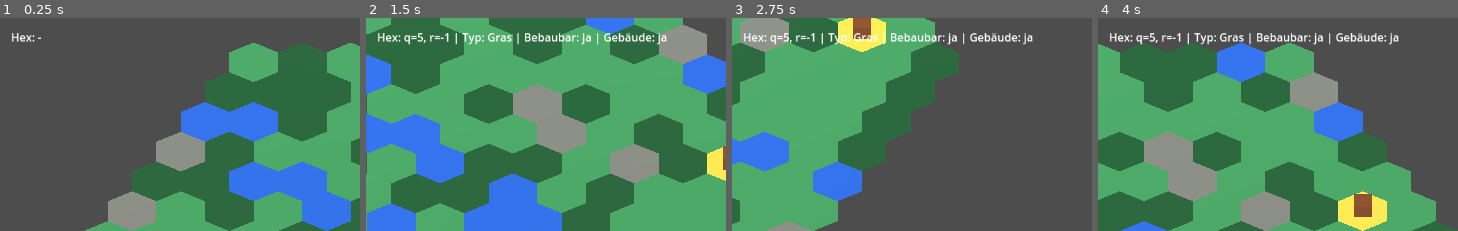
Above: before the commit, frames 1-4 (left to right).
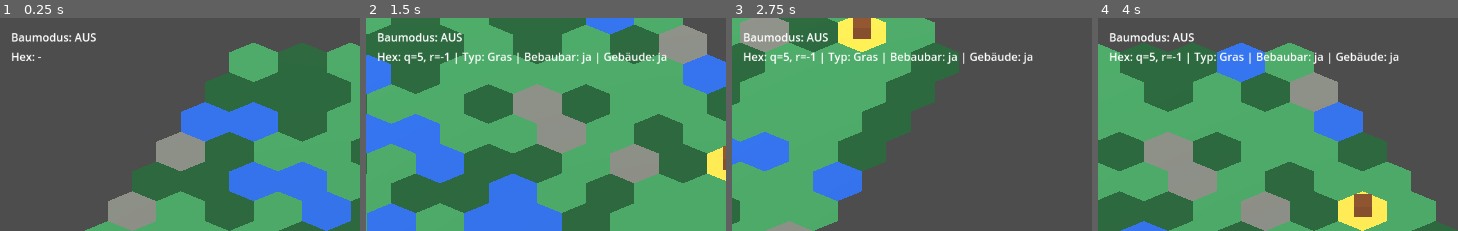
Above: after the commit, the same moments.

Repository: Ranu4922/CodexGame
Game: Godot game, scene res://scenes/Main.tscn
Same seed, same stepped clock (60 frames per second), same inputs: the game is played once before the commit and once after it.
Inputs (mouse positions are % of the whole screen's width and height, from its top left):
- Up to frame 1 (0.25 s): no input
- Up to frame 2 (1.5 s): tap Enter at 0.5 s; move the mouse to (80, 47) at 0.52 s; hold D 0.53-1.28 s; tap B at 0.6, 1.35 s; click (80, 47) at 0.67 s; move the mouse to (33, 58) at 1.27 s; hold S from 1.28 s (still down)
- Up to frame 3 (2.75 s): move the mouse to (66, 29) at 2.02 s; release S at 2.03 s; hold D from 2.03 s (still down); tap B at 2.1 s
- Up to frame 4 (4 s): move the mouse to (50, 74) at 2.77 s; release D at 2.78 s; hold W 2.78-3.53 s; tap B at 2.85, 3.6 s; click (50, 74) at 2.92 s; move the mouse to (89, 68) at 3.52 s; hold A from 3.53 s (still down)
The pictures show only the part of the screen within x 0-50%, y 0-50%; the shares and areas given below are measured in that part.

The runs differ from the first frame. In frame 1, 0.7% of the frame differs, in the area x 3-27%, y 7-21%; in frame 2, 3.4%, in the area x 3-84%, y 7-22%; in frame 3, 3.4%; in frame 4, 3.4%.

Commit message:
Add build mode status label

Diff:
--- a/scenes/GameWorld.tscn
+++ b/scenes/GameWorld.tscn
@@ -25,9 +25,16 @@
 
 [node name="CanvasLayer" type="CanvasLayer" parent="."]
 
-[node name="CoordinateLabel" type="Label" parent="CanvasLayer"]
+[node name="BuildModeLabel" type="Label" parent="CanvasLayer"]
 offset_left = 16.0
 offset_top = 16.0
 offset_right = 440.0
 offset_bottom = 48.0
+text = "Baumodus: AUS"
+
+[node name="CoordinateLabel" type="Label" parent="CanvasLayer"]
+offset_left = 16.0
+offset_top = 44.0
+offset_right = 760.0
+offset_bottom = 76.0
 text = "Hex: -"
